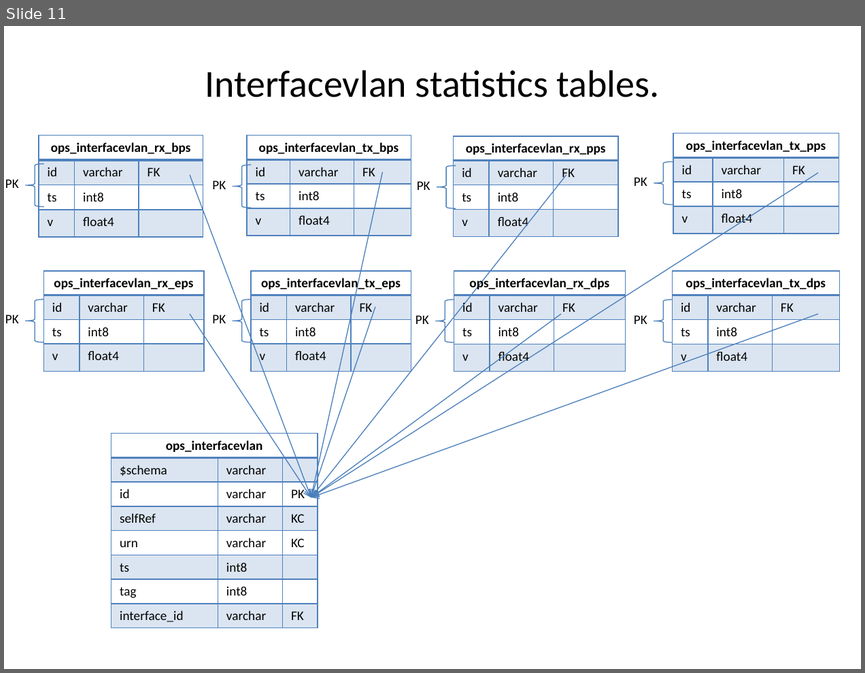
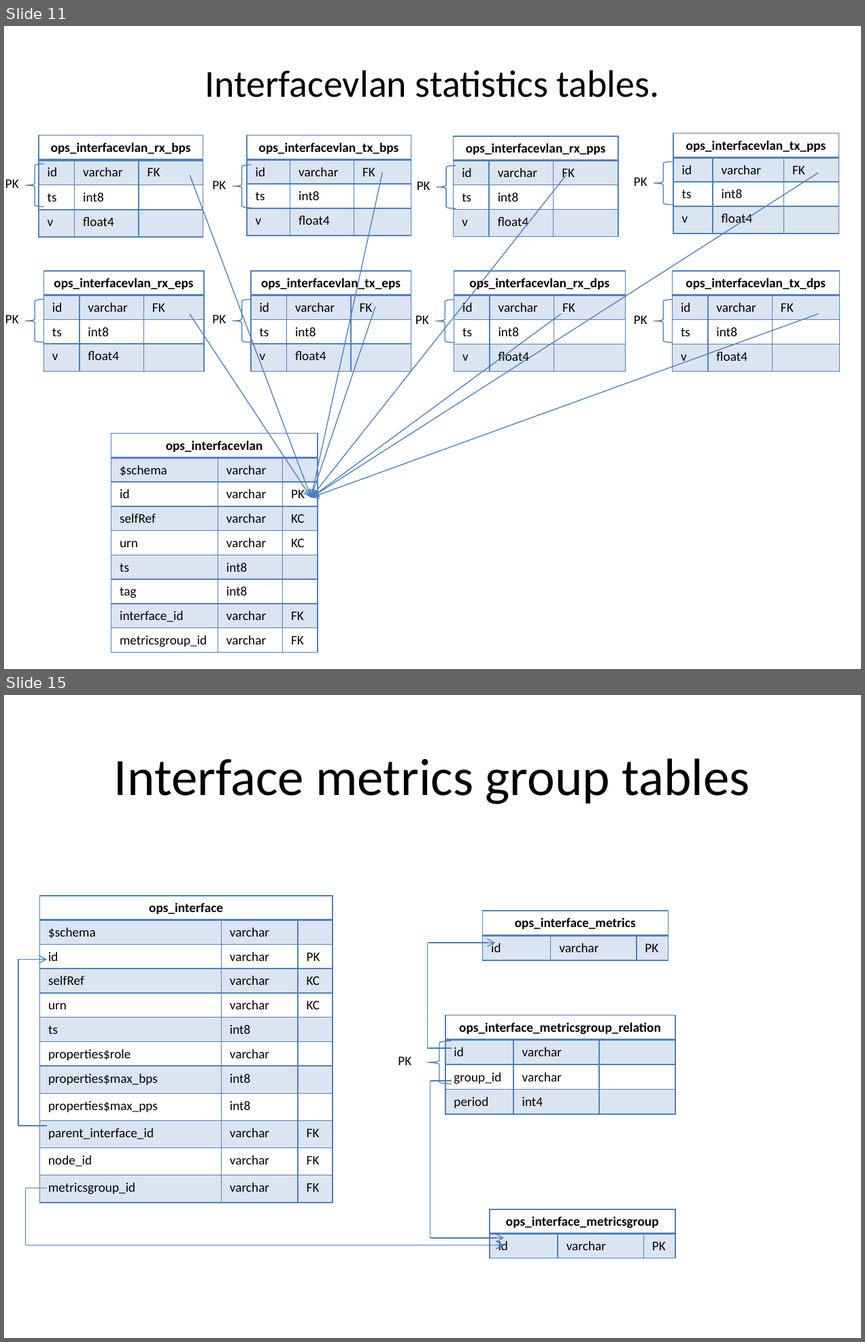
Before and after one commit to tcmitchell/geni-ops-monitoring, a slide deck: doc/slides/Ops Monitoring Tables relations.pptm. Shown one above the other, each under a label of ours: slide 11 before the commit, slides 11 and 15 after it; the slides between them are not shown. The pictures are 865x673 and 865x1342 pixels, drawn with LibreOffice and Linux fonts; fonts in the diff are those of the drawing. Boxes give left, top, right and bottom in pixels: in the first picture for what was removed or moved away, otherwise in the second. Text is boxed around its words. In the diff, an @@ line names an element or a change of style, - is before the commit and + after.

Commit message:
Added slides for metrics group tables.

```diff
--- a/doc/slides/Ops Monitoring Tables relations.pptm
+++ b/doc/slides/Ops Monitoring Tables relations.pptm
@@ slide 15 added at [4, 695, 861, 1338], background #FFFFFF @@
@@ title added at [114, 758, 749, 804], 44 pt, text #000000 @@
+Interface metrics group tables
@@ table added at [40, 896, 333, 1202], 12 rows, 3 columns @@
+ops_interface |  | 
+$schema | varchar | 
+id | varchar | PK
+selfRef | varchar | KC
+urn | varchar | KC
+ts | int8 | 
+properties$role | varchar | 
+properties$max_bps | int8 | 
+properties$max_pps | int8 | 
+parent_interface_id | varchar | FK
+node_id | varchar | FK
+metricsgroup_id | varchar | FK
@@ table added at [482, 911, 668, 960], 2 rows, 3 columns @@
+ops_interface_metrics |  | 
+id | varchar | PK
@@ line added from (18, 1125) to (18, 959), #4B7EBC 0.75 pt @@
@@ arrow added from (18, 959) to (47, 959), #4B7EBC 0.75 pt @@
@@ line added from (427, 943) to (427, 1048), #4B7EBC 0.75 pt @@
@@ arrow added from (429, 943) to (495, 943), #4B7EBC 0.75 pt @@
@@ table added at [445, 1015, 676, 1111], 4 rows, 3 columns @@
+ops_interface_metricsgroup_relation |  | 
+id | varchar | 
+group_id | varchar | 
+period | int4 | 
@@ left brace added at [427, 1041, 451, 1084], outline #4B7EBC 0.75 pt @@
@@ text added at [398, 1056, 411, 1065], 11 pt, text #000000 @@
+PK
@@ line added from (427, 1048) to (451, 1048), #4B7EBC 0.75 pt @@
@@ line added from (430, 1081) to (430, 1238), #4B7EBC 0.75 pt @@
@@ line added from (430, 1081) to (451, 1081), #4B7EBC 0.75 pt @@
@@ line added from (47, 1125) to (18, 1125), #4B7EBC 0.75 pt @@
@@ line added from (26, 1245) to (26, 1187), #4B7EBC 0.75 pt @@
@@ line added from (26, 1187) to (47, 1187), #4B7EBC 0.75 pt @@
@@ table added at [490, 1209, 676, 1258], 2 rows, 3 columns @@
+ops_interface_metricsgroup |  | 
+id | varchar | PK
@@ arrow added from (26, 1245) to (504, 1245), #4B7EBC 0.75 pt @@
@@ arrow added from (430, 1238) to (504, 1238), #4B7EBC 0.75 pt @@
@@ slide 11 changed as well @@
@@ table at [111, 433, 317, 652] @@
+row 9: metricsgroup_id | varchar | FK
```
Also in this commit, not shown: 9 other slides changed, 4 other slides added.
